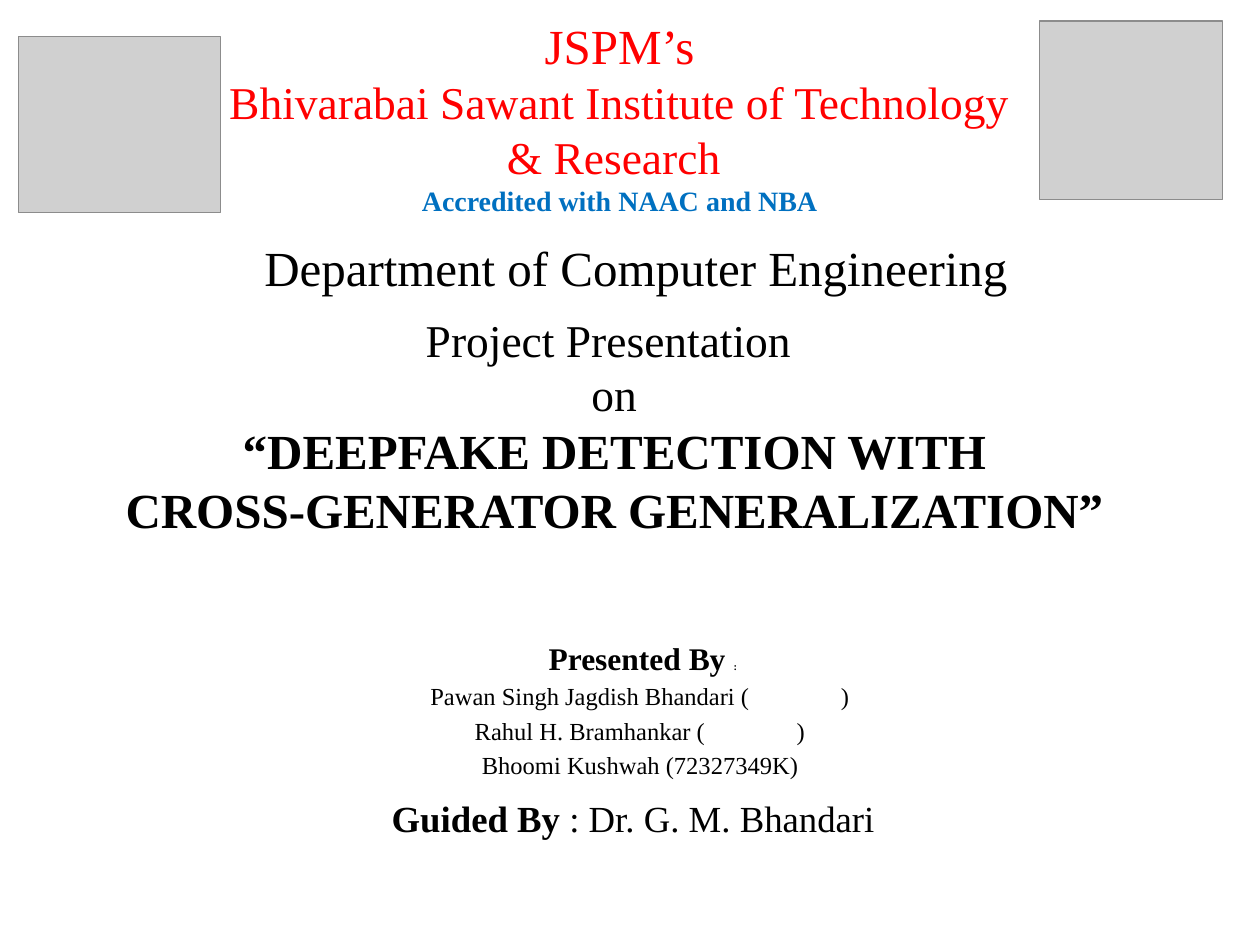
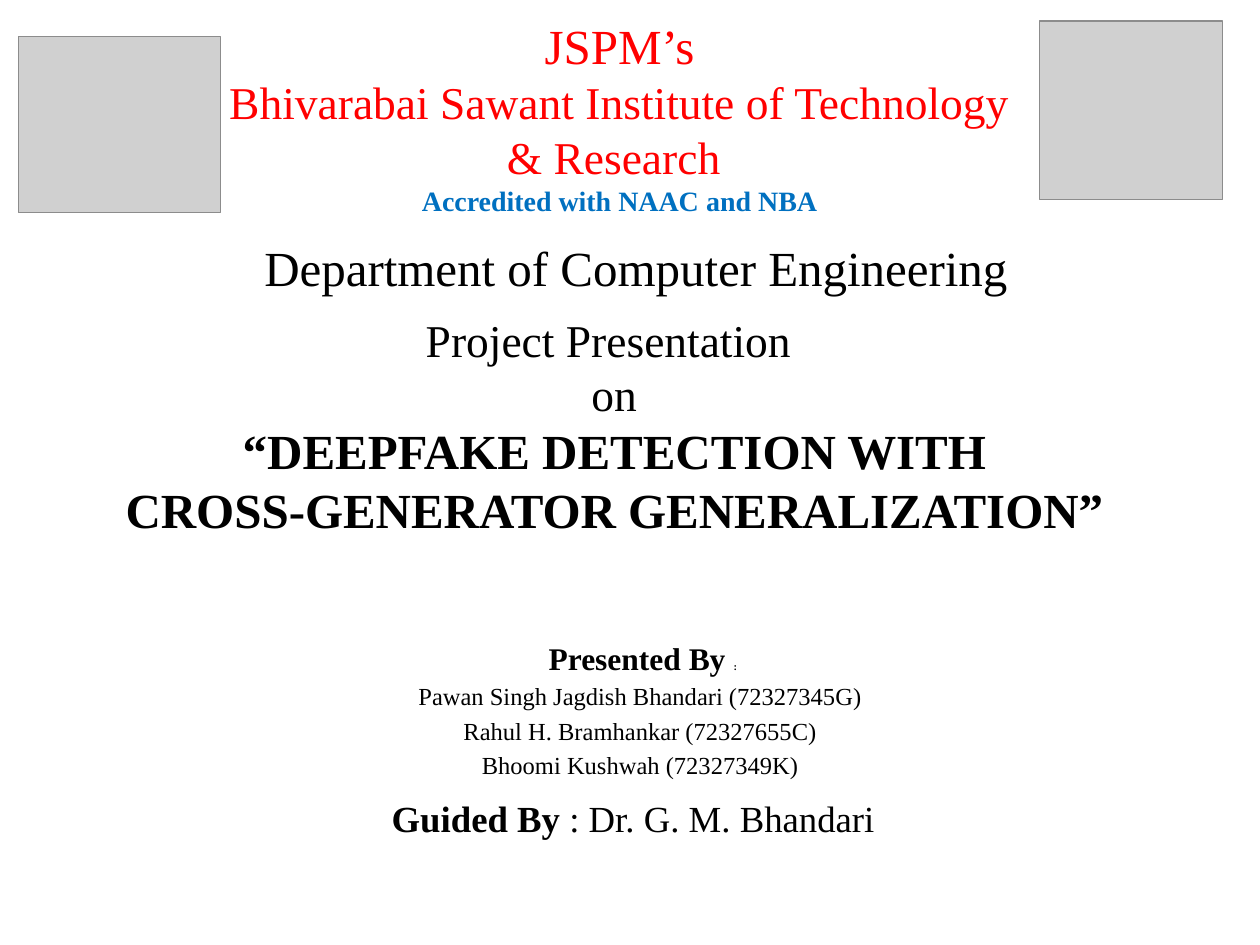
Before and after one commit to PawanBhandari03/DeepFake-Detection-Using-CrossGeneratorGeneralization, a slide deck: slide 1 of paper/reports/presentation/Final_Project_Presentation.pptx. Drawn at 1260x945 pixels with LibreOffice and Linux fonts; fonts in the diff are those of the drawing; grey boxes stand for pictures. Boxes give left, top, right and bottom in pixels: in the first picture for what was removed or moved away, otherwise in the second. Text is boxed around its words. In the diff, an @@ line names an element or a change of style, - is before the commit and + after.

```diff
--- a/paper/reports/presentation/Final_Project_Presentation.pptx
+++ b/paper/reports/presentation/Final_Project_Presentation.pptx
@@ text at (418, 688, 861, 745): text changed @@
-Pawan Singh Jagdish Bhandari ( )
-Rahul H. Bramhankar ( )
+Pawan Singh Jagdish Bhandari (72327345G)
+Rahul H. Bramhankar (72327655C)
```
Also in this commit, not shown: 9 other files.
